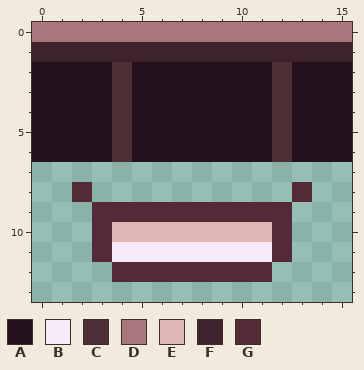
A pixel-art sprite gets an edit: res/Chars/Tamago01/FaceA_01.png. The picture above is the old version.
The file is 16x14 pixels.
Palette (. is transparent): A #23121e  B #f6eafa  C #4d2f36  D #a8777b  E #e0b7b4  F #3c232c  G #532b37
The same view after the edit:
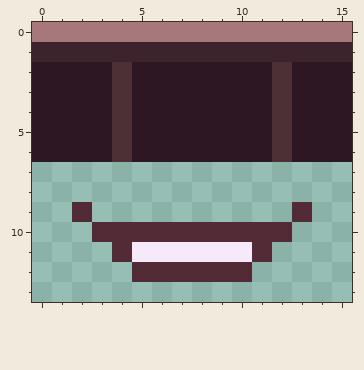
Edits made:
{"colour":"A","old":"#23121e","new":"#2d1723"}
{"y":8,"x":2,"old":"G","new":"."}
{"y":8,"x":13,"old":"G","new":"."}
{"y":9,"x":2,"old":".GGGGGGGGGG.","new":"G..........G"}
{"y":10,"x":4,"old":"EEEEEEEE","new":"GGGGGGGG"}
{"y":11,"x":3,"old":"GB","new":".G"}
{"y":11,"x":11,"old":"BG","new":"G."}
{"y":12,"x":4,"old":"G","new":"."}
{"y":12,"x":11,"old":"G","new":"."}
